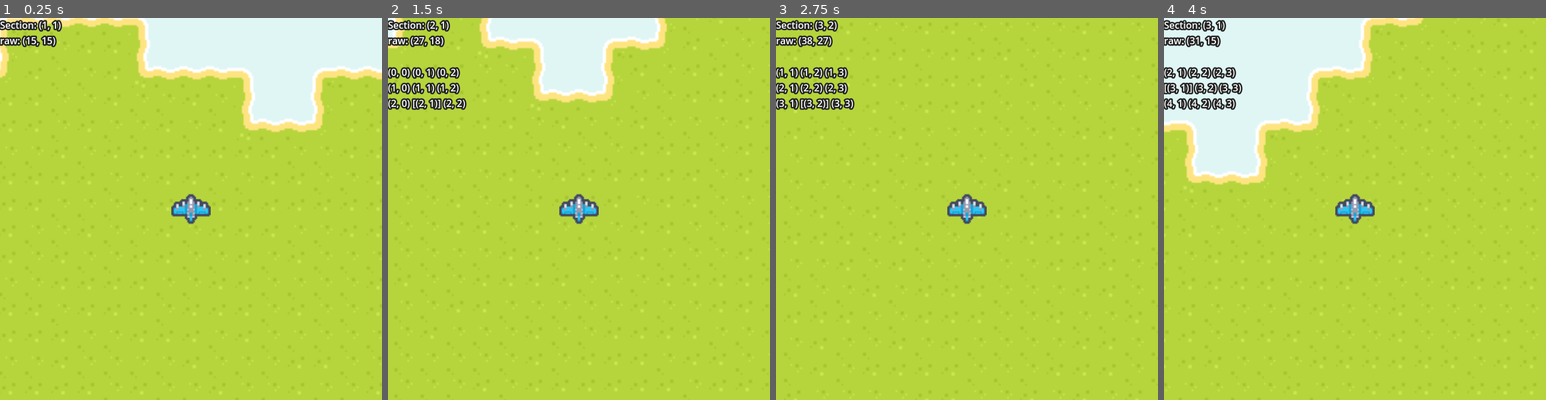
Above: before the commit, frames 1-4 (left to right).
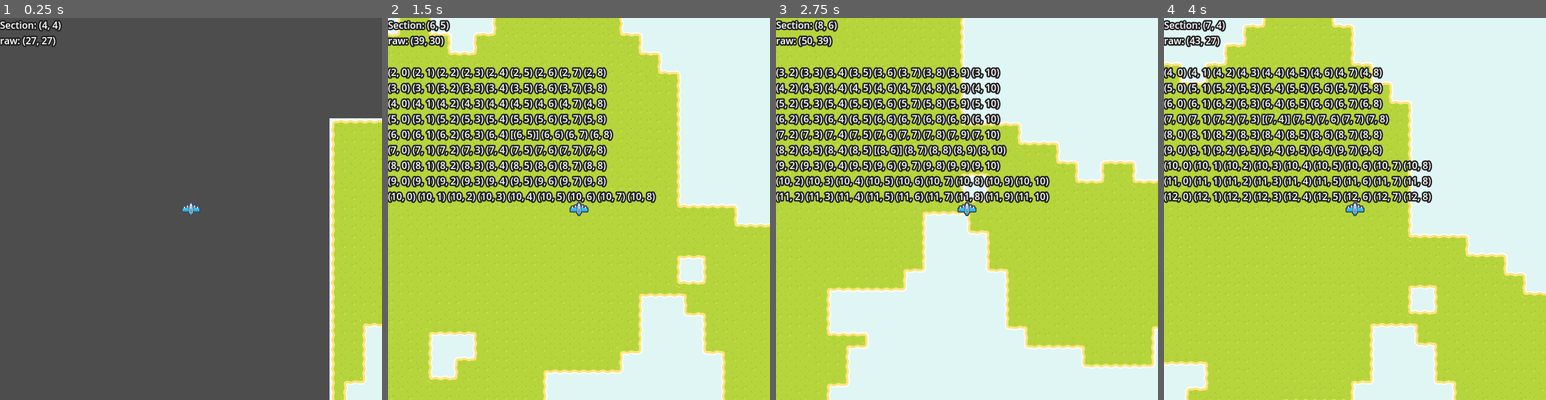
Above: after the commit, the same moments.

Repository: Sammy-T/Aero-Fight
Game: Godot game, scene res://scenes/level.tscn
The game is run twice, just before and just after one commit, with the same random seed, the same clock (stepped at 60 frames per second) and the same inputs.
Inputs:
- Up to frame 1 (0.25 s): no input
- Up to frame 2 (1.5 s): hold Right (ui_right) 0.53-1.28 s; hold Down (ui_down) from 1.28 s (still down)
- Up to frame 3 (2.75 s): release Down (ui_down) at 2.03 s; hold Right (ui_right) from 2.03 s (still down)
- Up to frame 4 (4 s): release Right (ui_right) at 2.78 s; hold Up (ui_up) 2.78-3.53 s; hold Left (ui_left) from 3.53 s (still down)

The runs differ from the first frame. In frame 1, 92% of the frame differs, in the area x 0-100%, y 0-100%; in frame 2, 41%; in frame 3, 53%; in frame 4, 51%.

Commit message:
Adjust section and load grid dimensions

Diff:
--- a/scenes/player.tscn
+++ b/scenes/player.tscn
@@ -7,8 +7,6 @@
 script = ExtResource("1_53uw7")
 
 [node name="Sprite" type="Sprite2D" parent="."]
-scale = Vector2(0.75, 0.75)
 texture = ExtResource("2_ecdra")
 
 [node name="Camera2D" type="Camera2D" parent="."]
-zoom = Vector2(2.75, 2.75)
--- a/scripts/level.gd
+++ b/scripts/level.gd
@@ -1,11 +1,9 @@
 extends Node2D
 
 
-const MAP_SECTION_SIZE: int = 10
-const MAP_LOAD_GRID_SIZE: Vector2i = Vector2i(3, 3)
+const MAP_SECTION_SIZE: int = 6
+const MAP_LOAD_GRID_SIZE: Vector2i = Vector2i(9, 9)
 const TILE_COORD_WATER: Vector2i = Vector2i(6, 3)
-const TILE_COORD_ISLAND: Vector2i = Vector2i(4, 5)
-const TILE_COORD_ISLAND2: Vector2i = Vector2i(10, 5)
 
 @export var map_noise: Noise
 
